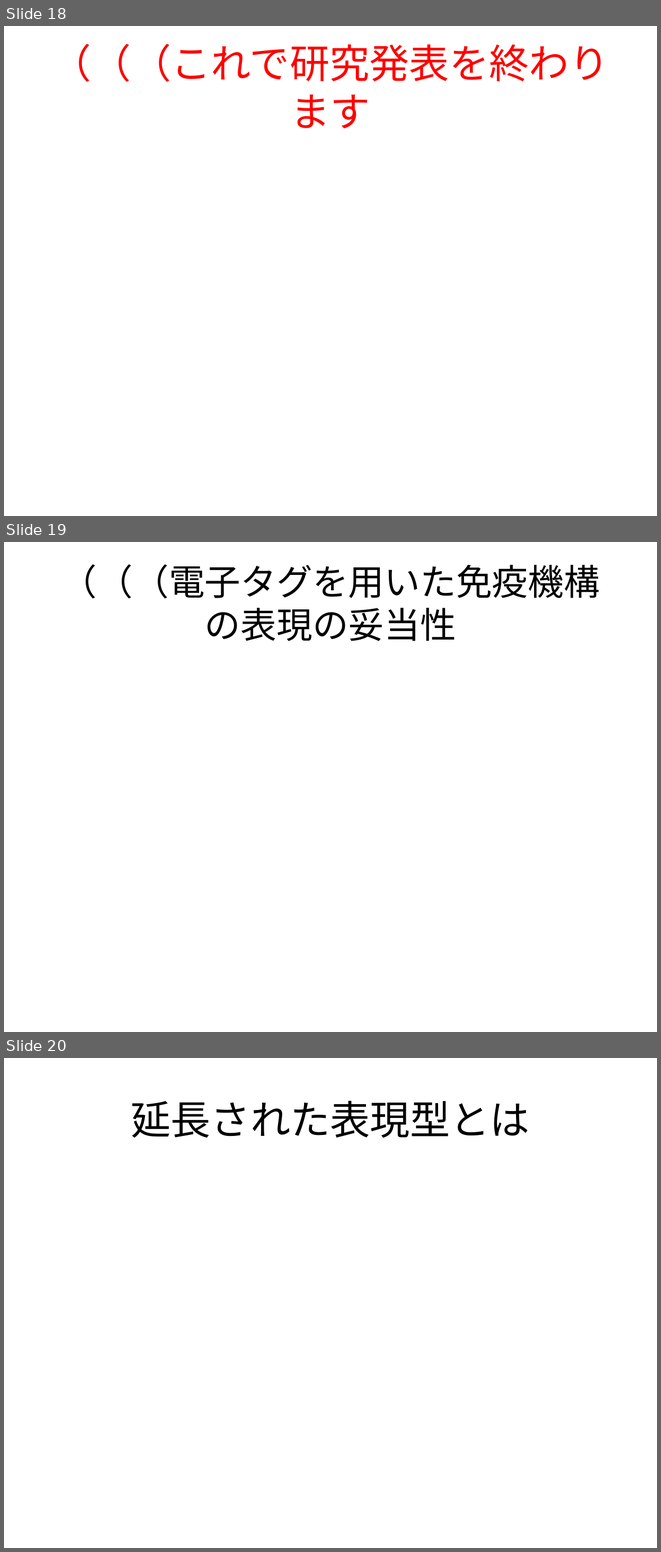
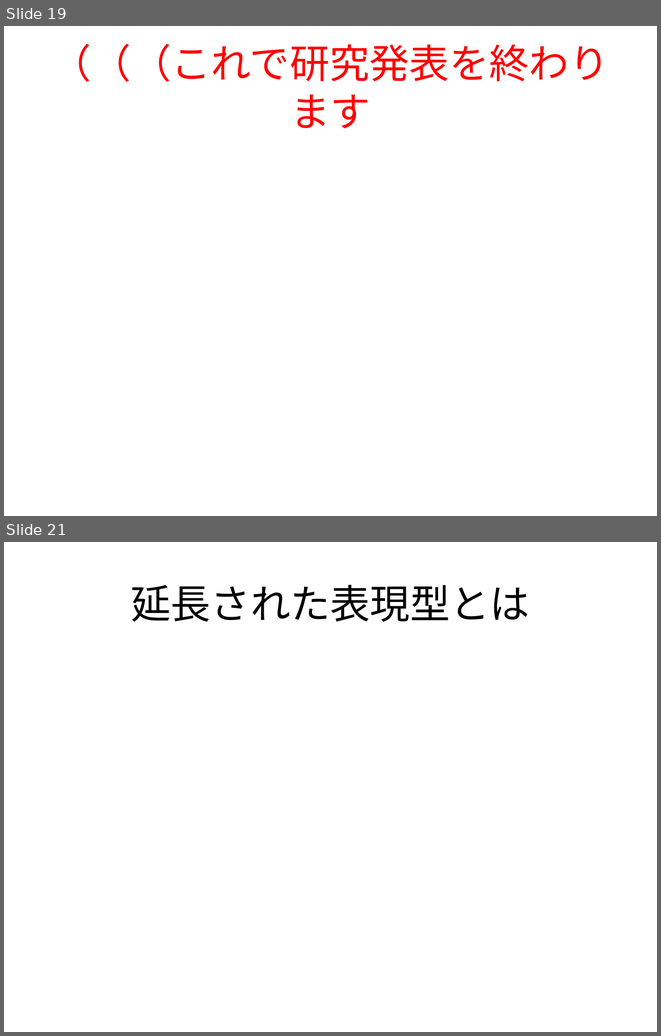
Before and after one commit to nkud/Research-BB, a slide deck: ppt/卒業研究.pptx. Shown one above the other, each under a label of ours: slides 18, 19 and 20 before the commit, slides 19 and 21 after it; the slides between them are not shown. The pictures are 661x1552 and 661x1036 pixels, drawn with LibreOffice and Linux fonts; fonts in the diff are those of the drawing. Boxes give left, top, right and bottom in pixels: in the first picture for what was removed or moved away, otherwise in the second. Text is boxed around its words. In the diff, an @@ line names an element or a change of style, - is before the commit and + after.

```diff
--- a/ppt/卒業研究.pptx
+++ b/ppt/卒業研究.pptx
@@ slide 19 removed at (x1=4, y1=542, x2=657, y2=1032), background #FFFFFF @@
@@ title removed at (x1=61, y1=564, x2=600, y2=641) @@
-（（（電子タグを用いた免疫機構の表現の妥当性
@@ what was slide 18 is now slide 19 @@
@@ what was slide 20 is now slide 21 @@
```
Also in this commit, not shown: 7 slides changed, 2 slides added.
